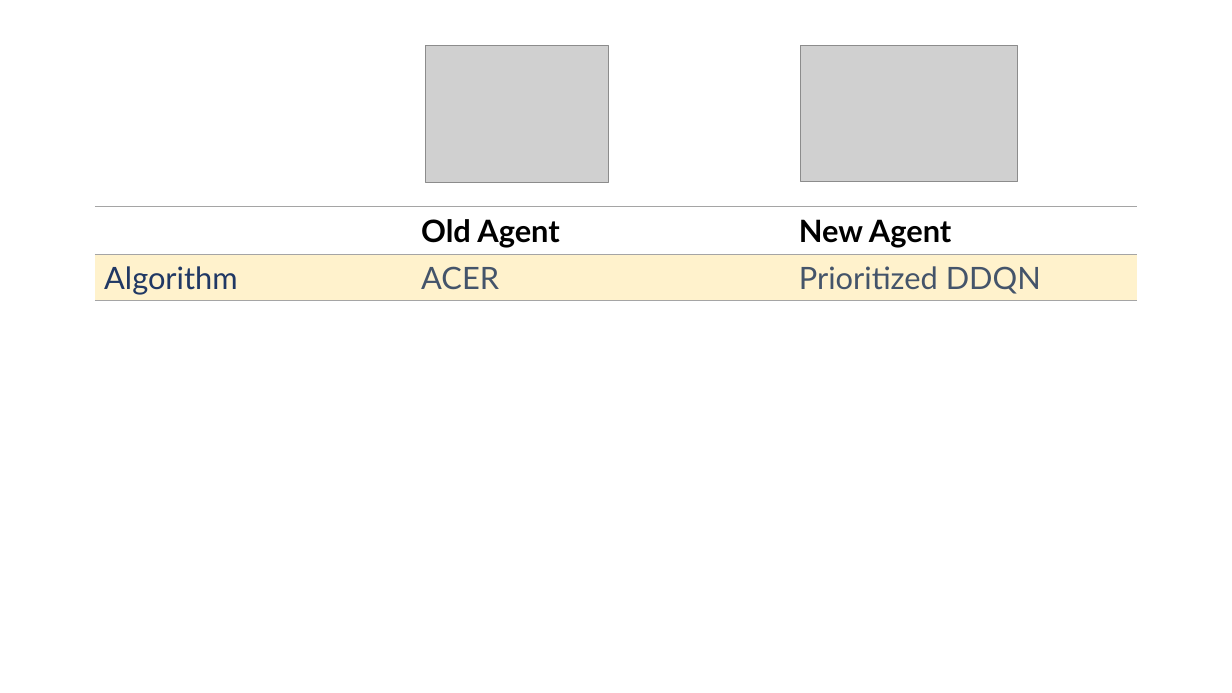
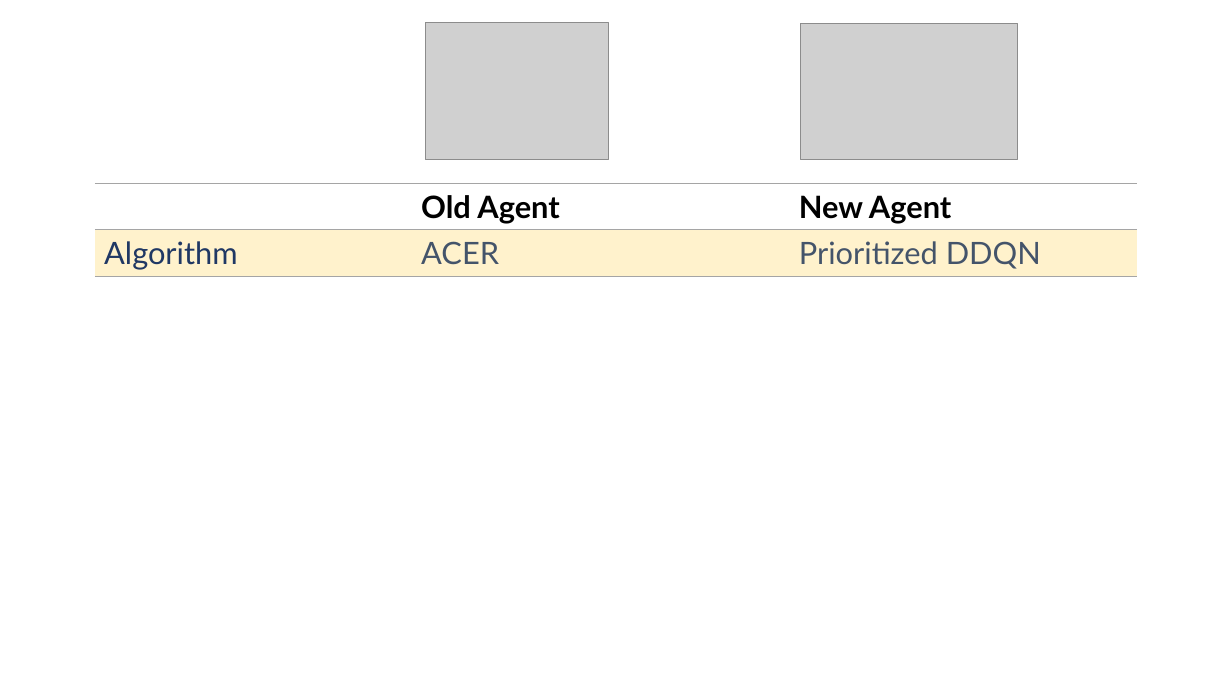
Before and after one commit to Wesleyliao/QWOP-RL, a slide deck: slide 4 of img/diagrams2.pptx. Drawn at 1232x693 pixels with LibreOffice and Linux fonts; fonts in the diff are those of the drawing; grey boxes stand for pictures. Boxes give left, top, right and bottom in pixels: in the first picture for what was removed or moved away, otherwise in the second. Text is boxed around its words. In the diff, an @@ line names an element or a change of style, - is before the commit and + after.

```diff
--- a/img/diagrams2.pptx
+++ b/img/diagrams2.pptx
@@ picture: place and size @@
-picture at box(425, 45, 608, 182)
+picture at box(425, 22, 608, 159)
@@ picture: place and size @@
-picture at box(801, 45, 1019, 181)
+picture at box(801, 23, 1019, 159)
@@ table: place and size @@
-table at box(95, 206, 1138, 300)
+table at box(95, 184, 1138, 276)
```
Also in this commit, not shown: 4 other slides changed, 2 slides added, 3 slides removed.
